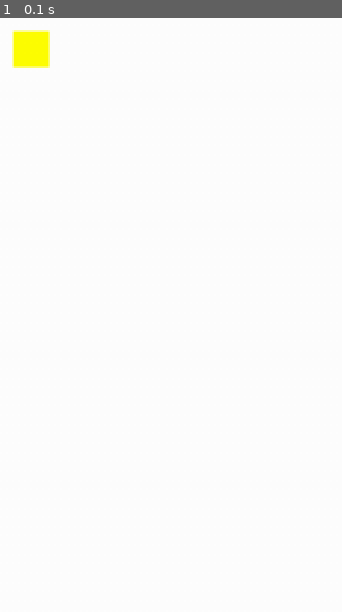
Above: before the commit, frame 1.
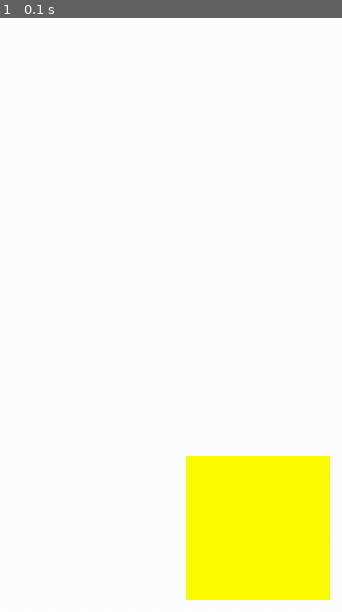
Above: after the commit, the same moment.

Repository: Jeefry465/Proyecto_pygame
Game: pygame game, started from Proyecto Final/juego.py
The game is run twice, just before and just after one commit, with the same random seed, the same clock (stepped at 60 frames per second) and the same inputs.
Inputs:
- Up to frame 1 (0.1 s): no input

The runs differ from the first frame. In frame 1, 11% of the frame differs, in the area x 3-97%, y 2-98%.

Commit message:
Se crea funciones de moviento aun no funcionales

Diff:
--- a/Proyecto Final/bomberman.py
+++ b/Proyecto Final/bomberman.py
@@ -2,7 +2,7 @@
 
 class Personaje:
     def __init__(self, x, y):
-        self.player = pygame.Rect(0, 0, 20, 20)
+        self.player = pygame.Rect(0, 0, 80, 80)
         self.player.center = (x,y)
 
     def dibujar(self,ventana):
--- a/Proyecto Final/juego.py
+++ b/Proyecto Final/juego.py
@@ -11,19 +11,58 @@
     ventana = pygame.display.set_mode((1000, 600))
     pygame.display.set_caption("BomberMan")
 
-    # Se crea el jugador, forma actual caudrado
-    jugador = Personaje(34,34)
+    # Se crea el jugador, forma actual caudrado y posicion en el plano
+    jugador = Personaje(160,300)
 
-    # Colores
+    # Color fondo
     BLANCO = (255, 255, 255)
+
+#Variables de movimiento del personaje.
+
+    mover_arriba = False
+    mover_abajo = False
+    mover_izquierda = False
+    mover_derecha = False
 
     # Bucle principal
     while True:
+
+        #Movimiento del jugador
+        eje_x = 0
+        eje_y = 0
+
+        if mover_derecha == True:
+            eje_x = 5
+
+        if mover_izquierda == True:
+            eje_x = -5
+
+        if mover_arriba == True:
+            eje_y = -5
+
+        if mover_abajo == True:
+            eje_y = 5
 
         for evento in pygame.event.get():
             if evento.type == pygame.QUIT:
                 pygame.quit()
                 sys.exit()
+
+            #Se crea un evento el cual si apretamos una tecla va hacer un movimiento
+            if evento.type == pygame.KEYDOWN:
+
+                if evento.key == pygame.K_a:
+                   mover_izquierda = True
+
+                if evento.key == pygame.K_d:
+                    mover_derecha = True
+
+                if evento.key == pygame.K_w:
+                    mover_arriba = True
+
+                if evento.key == pygame.K_s:
+                    mover_abajo = True
+
 
         # Llenar la pantalla con un color
         ventana.fill(BLANCO)
